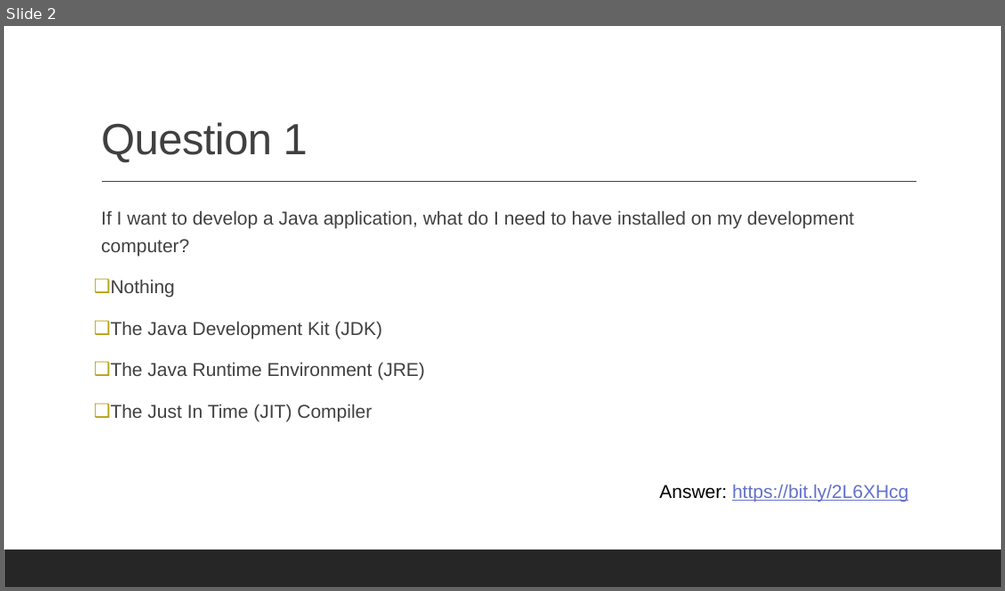
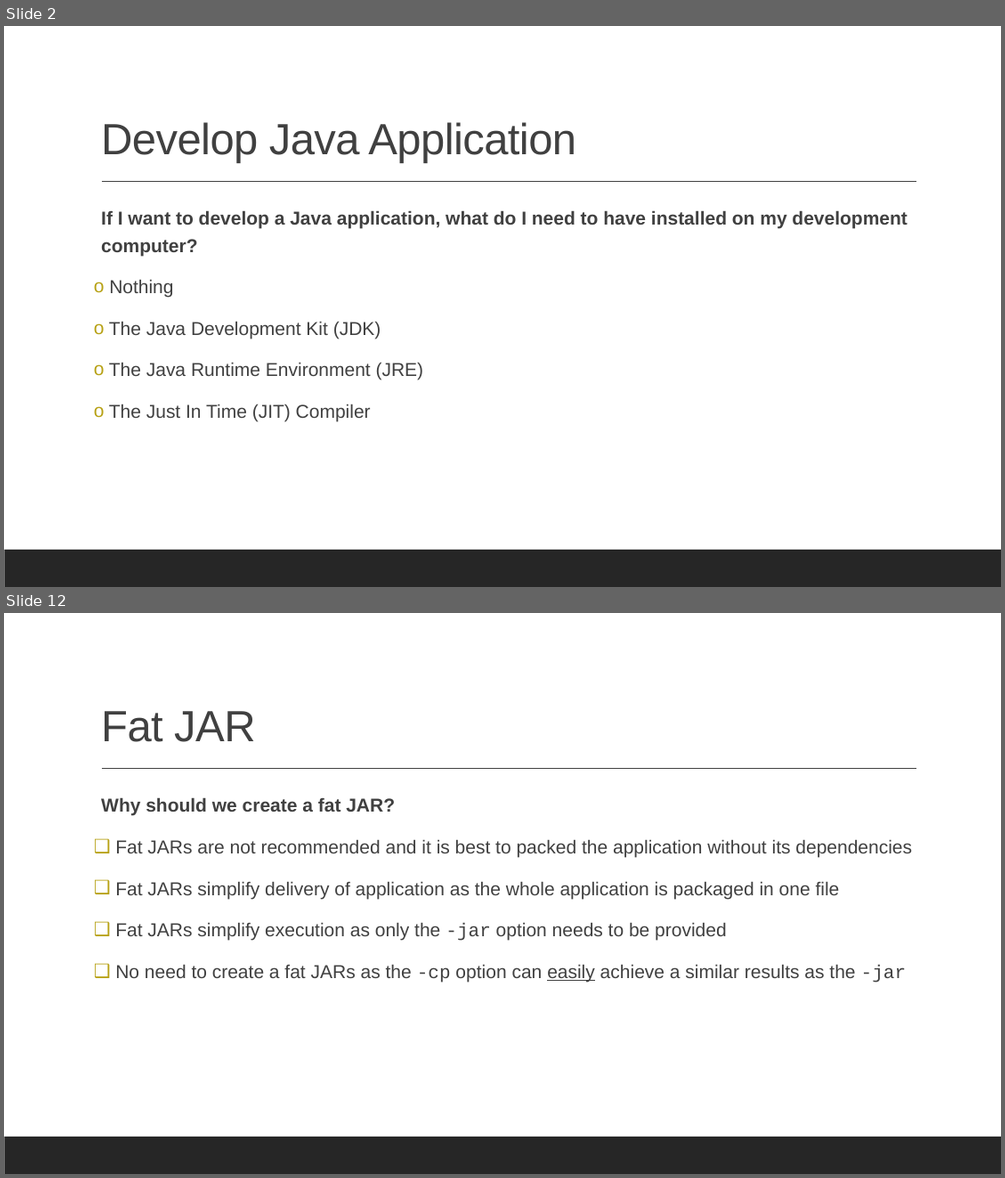
Before and after one commit to albertattard/java-boot-camp, a slide deck: assets/quiz/Quiz - 01.pptx. Shown one above the other, each under a label of ours: slide 2 before the commit, slides 2 and 12 after it; the slides between them are not shown. The pictures are 1005x591 and 1005x1178 pixels, drawn with LibreOffice and Linux fonts; fonts in the diff are those of the drawing. Boxes give left, top, right and bottom in pixels: in the first picture for what was removed or moved away, otherwise in the second. Text is boxed around its words. In the diff, an @@ line names an element or a change of style, - is before the commit and + after.

```diff
--- a/assets/quiz/Quiz - 01.pptx
+++ b/assets/quiz/Quiz - 01.pptx
@@ slide 12 added at [4, 613, 1001, 1174], background #FFFFFF; not listed: 2 template elements that a slide beside it also shows @@
@@ title added at [101, 711, 255, 742], 42 pt, text #404040 @@
+Fat JAR
@@ text added at [101, 797, 912, 982], 18 pt, text #404040 @@
+  Why should we create a fat JAR?
+❑ Fat JARs are not recommended and it is best to packed the application without its dependencies
+❑ Fat JARs simplify delivery of application as the whole application is packaged in one file
+❑ Fat JARs simplify execution as only the -jar option needs to be provided
+❑ No need to create a fat JARs as the -cp option can easily achieve a similar results as the -jar
@@ slide 2 changed as well @@
@@ title at [101, 122, 576, 163]: text changed @@
-Question 1
+Develop Java Application
@@ text "If I want to develop ..." at [101, 210, 906, 421]: bold on in "If I want to develop a Java ..."; bullet ❑ to o @@
@@ text removed at [659, 484, 908, 501] @@
-Answer: https://bit.ly/2L6XHcg
```
Also in this commit, not shown: 1 other slide changed, 15 other slides added, 3 other files.
